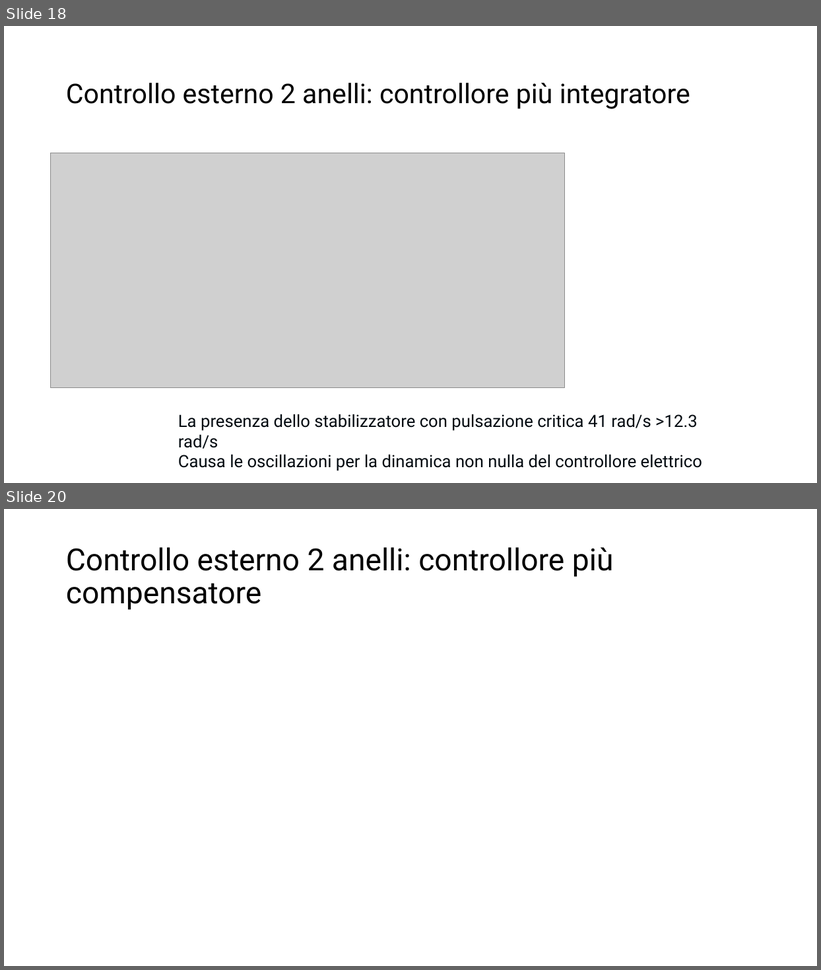
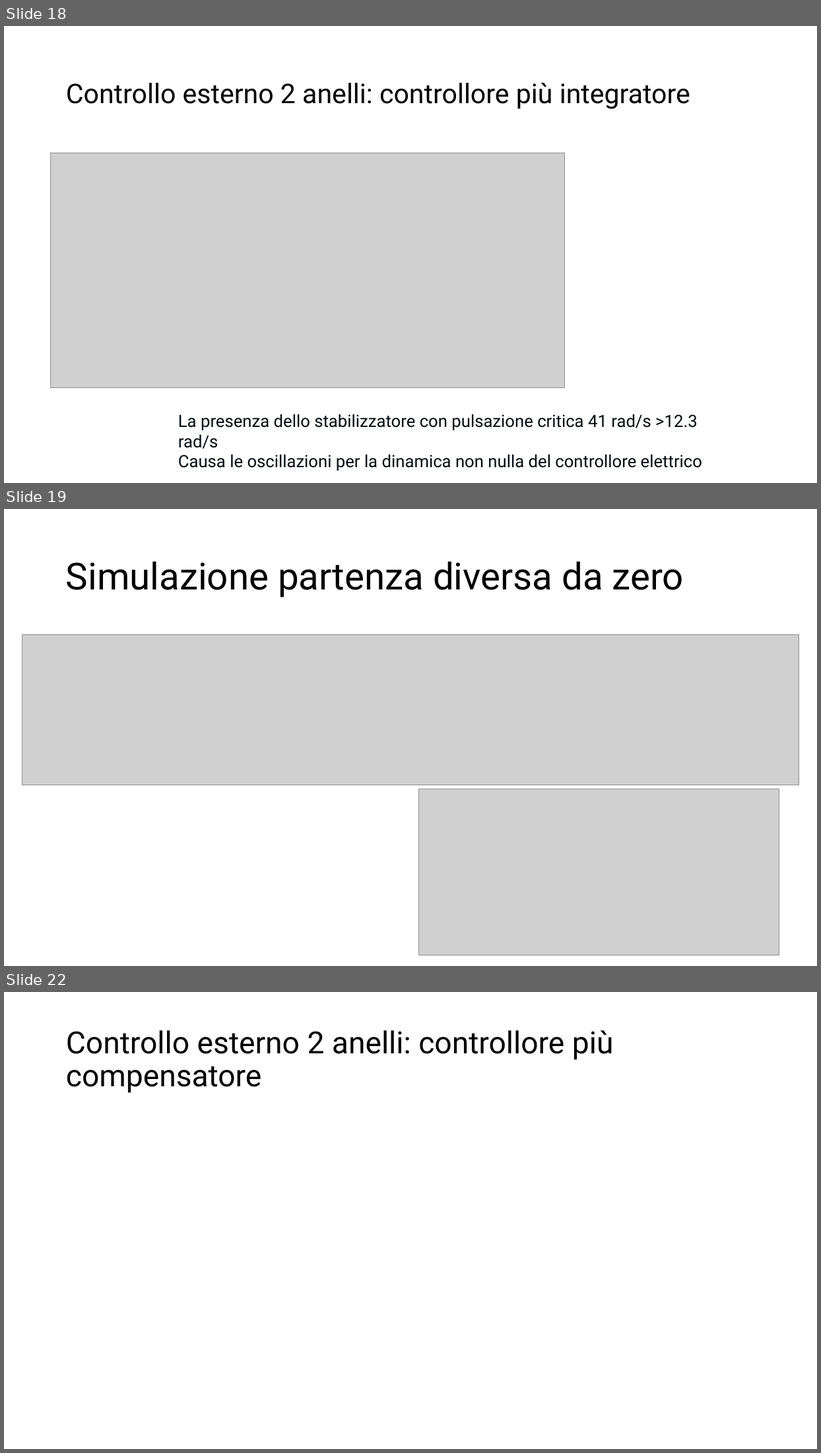
Before and after one commit to RiccardoOrlandi/Automation-Lab, a slide deck: Poli per caso/midterm presentazione/Controllo in cascata chiaro.pptx. Shown one above the other, each under a label of ours: slides 18 and 20 before the commit, slides 18, 19 and 22 after it; the slides between them are not shown. The pictures are 821x970 and 821x1453 pixels, drawn with LibreOffice and Linux fonts; fonts in the diff are those of the drawing; grey boxes stand for pictures. Boxes give left, top, right and bottom in pixels: in the first picture for what was removed or moved away, otherwise in the second. Text is boxed around its words. In the diff, an @@ line names an element or a change of style, - is before the commit and + after.

```diff
--- a/Poli per caso/midterm presentazione/Controllo in cascata chiaro.pptx
+++ b/Poli per caso/midterm presentazione/Controllo in cascata chiaro.pptx
@@ slide 19 added at bbox=[4, 509, 817, 966], background #FFFFFF @@
@@ title added at bbox=[66, 561, 684, 597], 44 pt, text #000000 @@
+Simulazione partenza diversa da zero
@@ picture added at bbox=[22, 634, 799, 786] @@
@@ picture added at bbox=[418, 789, 780, 955] @@
@@ what was slide 20 is now slide 22 @@
```
Also in this commit, not shown: 2 slides changed, 1 other slide added, 6 other files.
